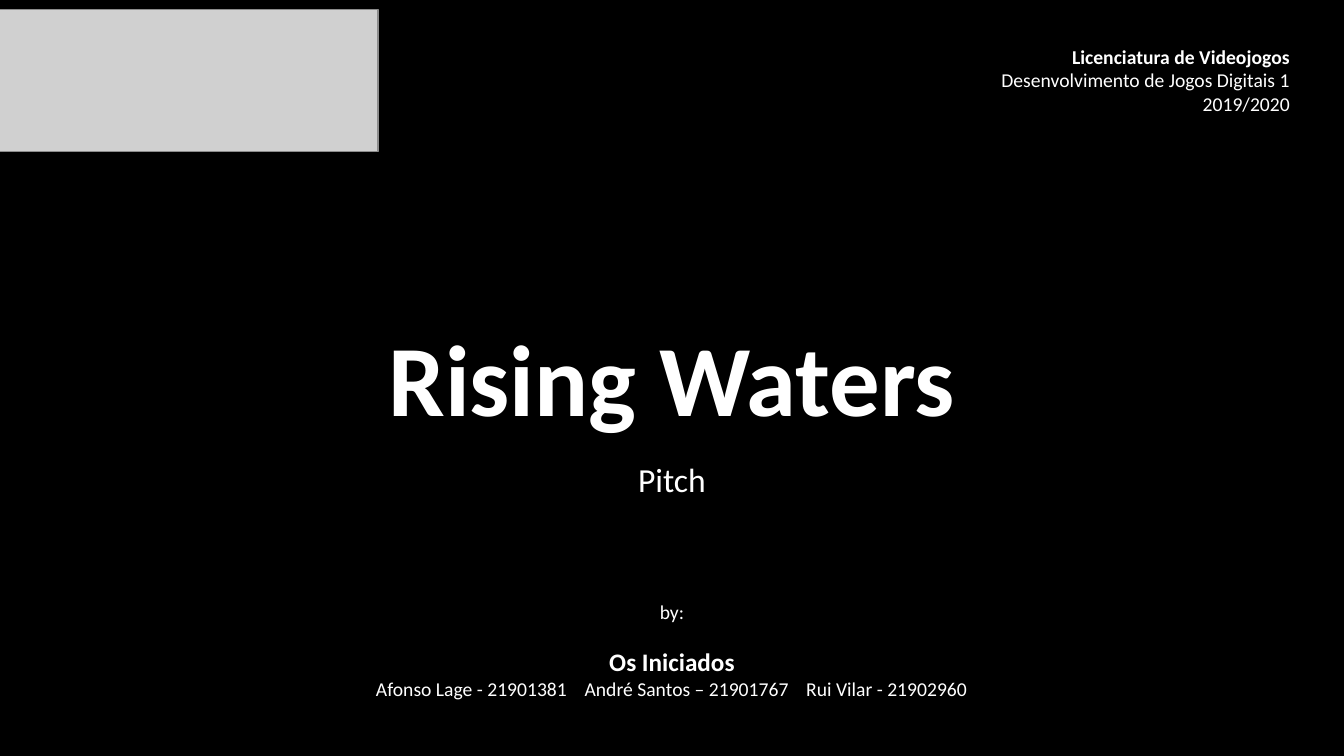
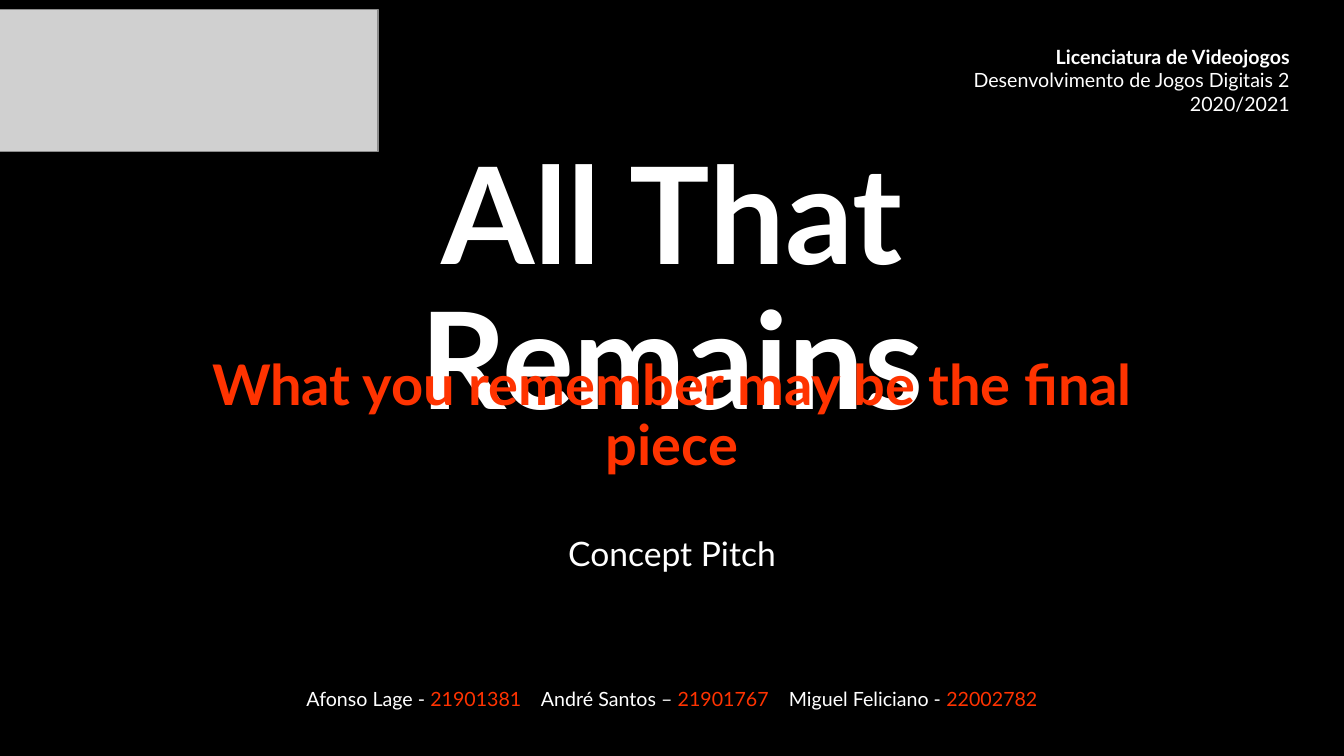
Before and after one commit to andrepucas/djd2_adventure_game_2020, a slide deck: slide 1 of Pitches/Concept_Pitch.pptx. Drawn at 1344x756 pixels with LibreOffice and Linux fonts; fonts in the diff are those of the drawing; grey boxes stand for pictures; background and template pictures are left out. Boxes give left, top, right and bottom in pixels: in the first picture for what was removed or moved away, otherwise in the second. Text is boxed around its words. In the diff, an @@ line names an element or a change of style, - is before the commit and + after.

```diff
--- a/Pitches/Concept_Pitch.pptx
+++ b/Pitches/Concept_Pitch.pptx
@@ text at [1056,49,1290,68]: font Calibri to Lato in "Licenciatura de Videojogos" @@
@@ text at [974,72,1290,112]: text changed; font Calibri to Lato @@
-Desenvolvimento de Jogos Digitais 1
-2019/2020
+Desenvolvimento de Jogos Digitais 2
+2020/2021
@@ title at [420,164,923,433]: text changed; size 72 to 96 pt; font Calibri to Lato @@
-Rising Waters
+All That Remains
@@ text added at [212,356,1131,475], 40 pt, text #FF3300, bold @@
+What you remember may be the final piece
@@ subtitle at [568,541,776,572]: text changed; font Calibri to Lato @@
-Pitch
+Concept Pitch
@@ text at [306,691,1037,710]: text changed; font Calibri to Lato @@
-by:
-Os Iniciados
-Afonso Lage - 21901381 André Santos – 21901767 Rui Vilar - 21902960
+Afonso Lage - 21901381 André Santos – 21901767 Miguel Feliciano - 22002782
```
Also in this commit, not shown: 1 other slide changed, 5 slides added, 9 slides removed, 7 other files.
